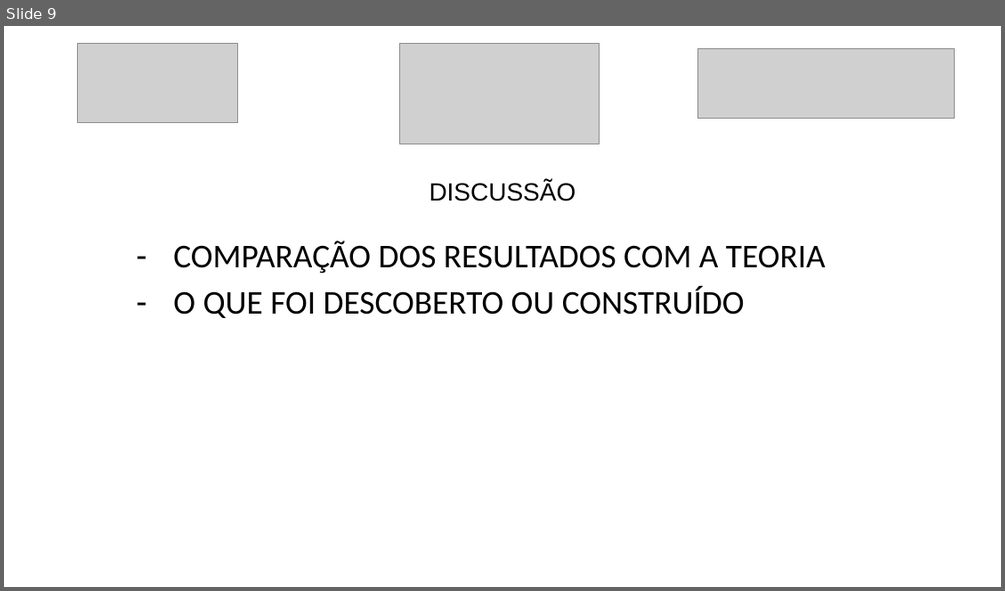
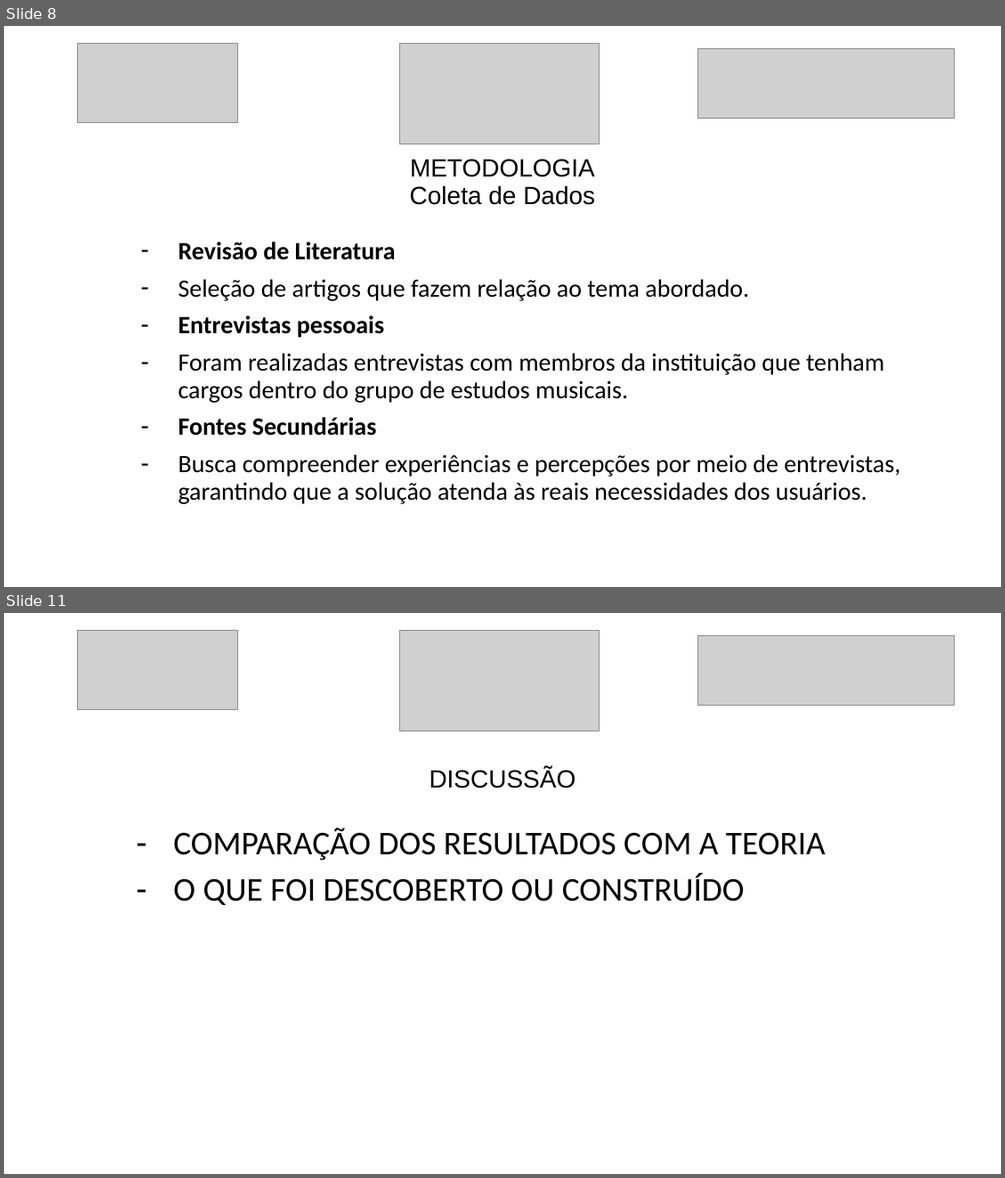
Before and after one commit to luanmenezesx/TCC-CCB, a slide deck: Modelo slides apresentação TCC.pptx. Shown one above the other, each under a label of ours: slide 9 before the commit, slides 8 and 11 after it; the slides between them are not shown. The pictures are 1005x591 and 1005x1178 pixels, drawn with LibreOffice and Linux fonts; fonts in the diff are those of the drawing; grey boxes stand for pictures. Boxes give left, top, right and bottom in pixels: in the first picture for what was removed or moved away, otherwise in the second. Text is boxed around its words. In the diff, an @@ line names an element or a change of style, - is before the commit and + after.

```diff
--- a/Modelo slides apresentação TCC.pptx
+++ b/Modelo slides apresentação TCC.pptx
@@ slide 8 added at (x1=4, y1=26, x2=1001, y2=587), background #FFFFFF @@
@@ picture added at (x1=78, y1=43, x2=238, y2=123) @@
@@ picture added at (x1=399, y1=43, x2=599, y2=144) @@
@@ picture added at (x1=698, y1=48, x2=955, y2=118) @@
@@ title added at (x1=410, y1=159, x2=595, y2=205), 24 pt, text #000000 @@
+METODOLOGIA
+Coleta de Dados
@@ subtitle added at (x1=178, y1=241, x2=900, y2=504), 24 pt, text #000000 @@
+– Revisão de Literatura
+– Seleção de artigos que fazem relação ao tema abordado.
+– Entrevistas pessoais
+– Foram realizadas entrevistas com membros da instituição que tenham cargos dentro do grupo de estudos musicais.
+– Fontes Secundárias
+– Busca compreender experiências e percepções por meio de entrevistas, garantindo que a solução atenda às reais necessidades dos usuários.
@@ what was slide 9 is now slide 11 @@
```
Also in this commit, not shown: 8 slides changed, 1 other slide added, 3 other files.
